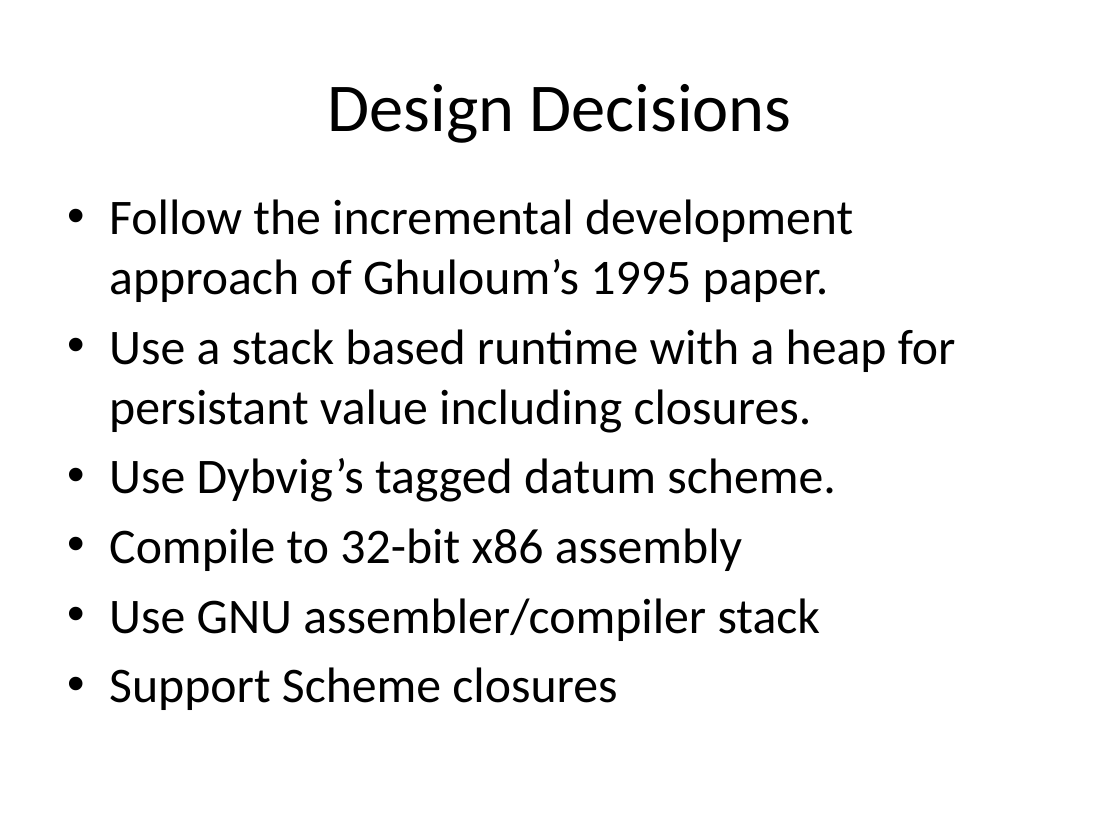
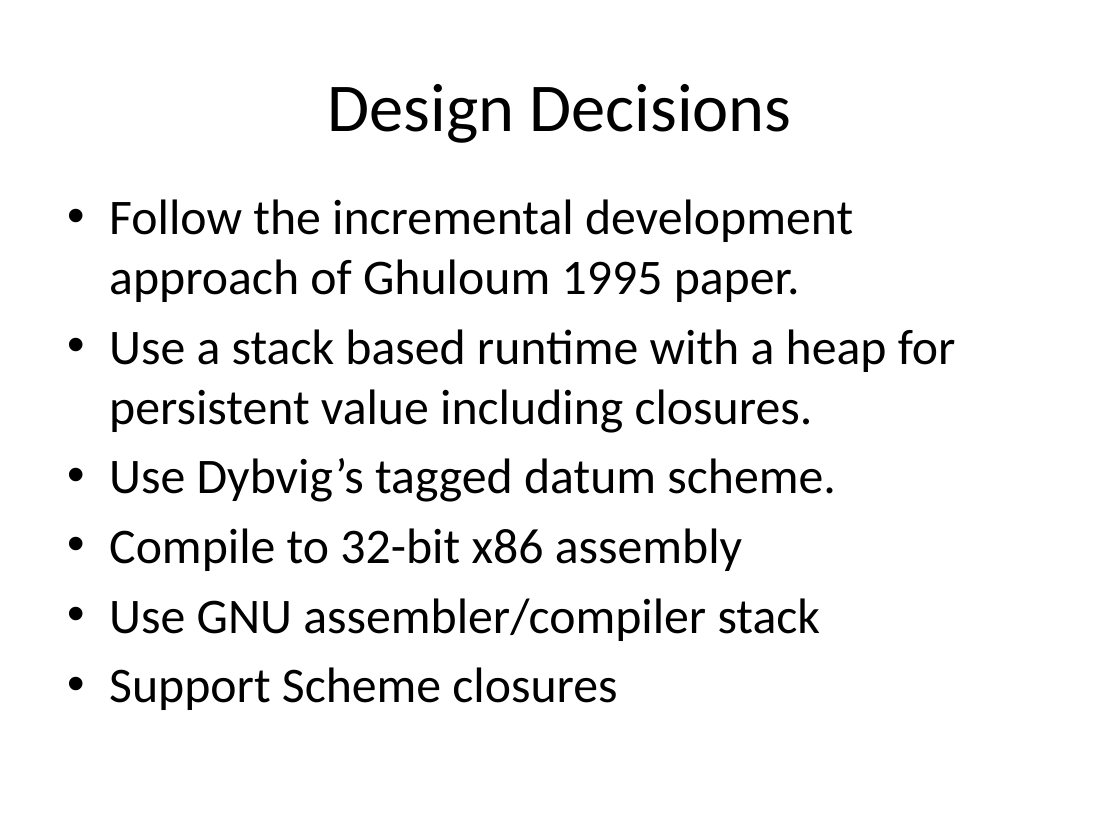
Before and after one commit to markcornwell/pilar, a slide deck: slide 3 of doc/Pilar.pptx. Drawn at 1120x840 pixels with LibreOffice and Linux fonts; fonts in the diff are those of the drawing. Boxes give left, top, right and bottom in pixels: in the first picture for what was removed or moved away, otherwise in the second. Text is boxed around its words. In the diff, an @@ line names an element or a change of style, - is before the commit and + after.

```diff
--- a/doc/Pilar.pptx
+++ b/doc/Pilar.pptx
@@ text at [109,199,956,433]: text changed @@
-• Follow the incremental development approach of Ghuloum’s 1995 paper.
-• Use a stack based runtime with a heap for persistant value including closures.
+• Follow the incremental development approach of Ghuloum 1995 paper.
+• Use a stack based runtime with a heap for persistent value including closures.
```
Also in this commit, not shown: 3 other slides changed, 3 slides added, 1 slide removed, 7 other files.
